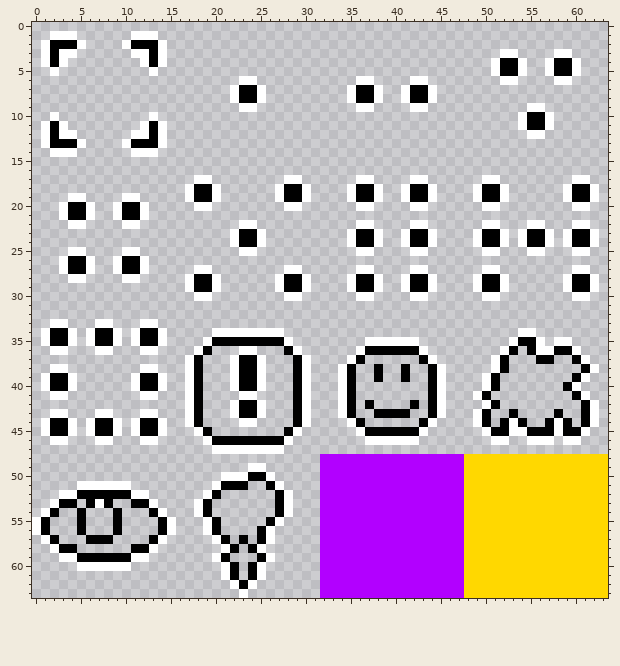
One commit to this pixel-art sprite: src/main/resources/assets/armourers_workshop/textures/tile-entities/markers.png. That is the earlier state.
The file is 64x64 pixels.
Once edited:
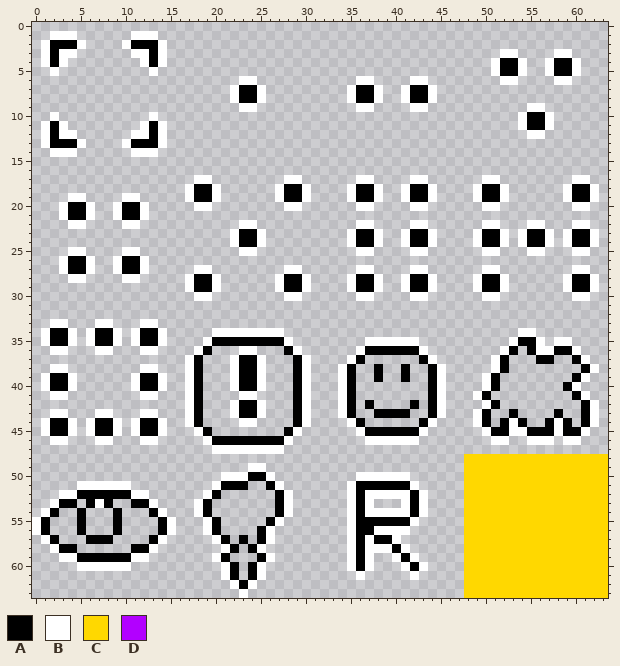
Palette (. is transparent): A #000000  B #ffffff  C #ffd800  D #b200ff
The exact change:
Colour D gives way to colour A in row 51 at x 36 to 41; in rows 52 to 54 at x 36 and 42; in row 55 at x 36 to 41; in row 56 at x 36 to 37; in row 57 at x 36 and 38 to 39; in row 58 at x 36 and 40.
Colour D gives way to colour A in row 59 at x 36 and 41; in row 60 at x 36 and 42.
Colour D gives way to colour B in row 50 at x 36 to 41; in row 51 at x 35 and 42; in row 52 at x 35, 37 to 41 and 43; in row 53 at x 35, 37, 41 and 43; in row 54 at x 35, 37 to 41 and 43; in row 55 at x 35 and 42.
Colour D gives way to colour B in row 56 at x 35 and 38 to 41; in row 57 at x 35, 37 and 40; in row 58 at x 35, 37 to 39 and 41; in row 59 at x 35, 37, 40 and 42; in row 60 at x 35, 37, 41 and 43; in row 61 at x 36 and 42.
Colour D is gone in rows 48 to 49 at x 32 to 47; in row 50 at x 32 to 35 and 42 to 47; in row 51 at x 32 to 34 and 43 to 47; in row 52 at x 32 to 34 and 44 to 47; in row 53 at x 32 to 34, 38 to 40 and 44 to 47; in row 54 at x 32 to 34 and 44 to 47.
Colour D is gone in row 55 at x 32 to 34 and 43 to 47; in row 56 at x 32 to 34 and 42 to 47; in row 57 at x 32 to 34 and 41 to 47; in row 58 at x 32 to 34 and 42 to 47; in row 59 at x 32 to 34, 38 to 39 and 43 to 47; in row 60 at x 32 to 34, 38 to 40 and 44 to 47.
Colour D is gone in row 61 at x 32 to 35, 37 to 41 and 43 to 47; in rows 62 to 63 at x 32 to 47.
Pixel boxes of the changes (left, top, right, bottom) in both pictures:
changed: (320, 454, 464, 598)
